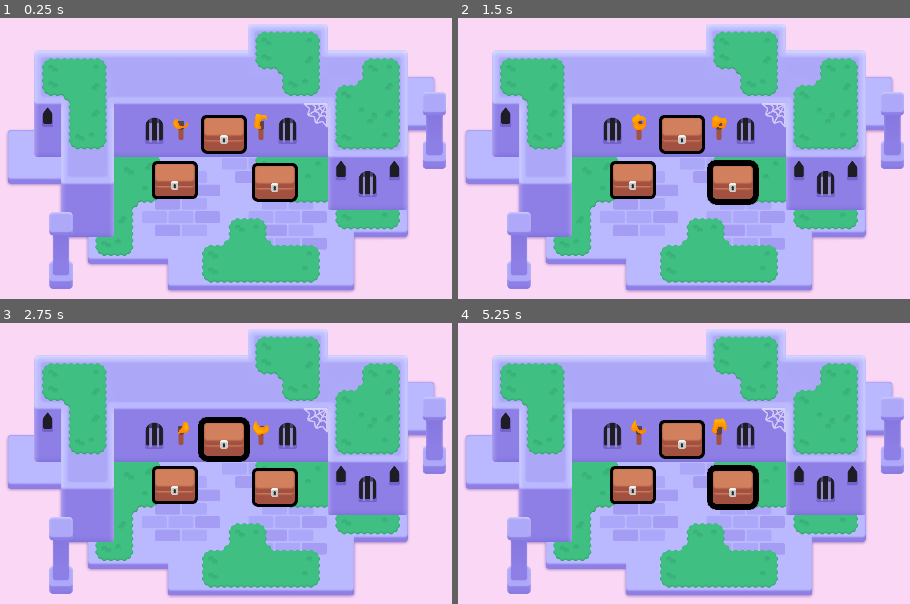
Above: before the commit, frames 1-4 (two rows, left to right).
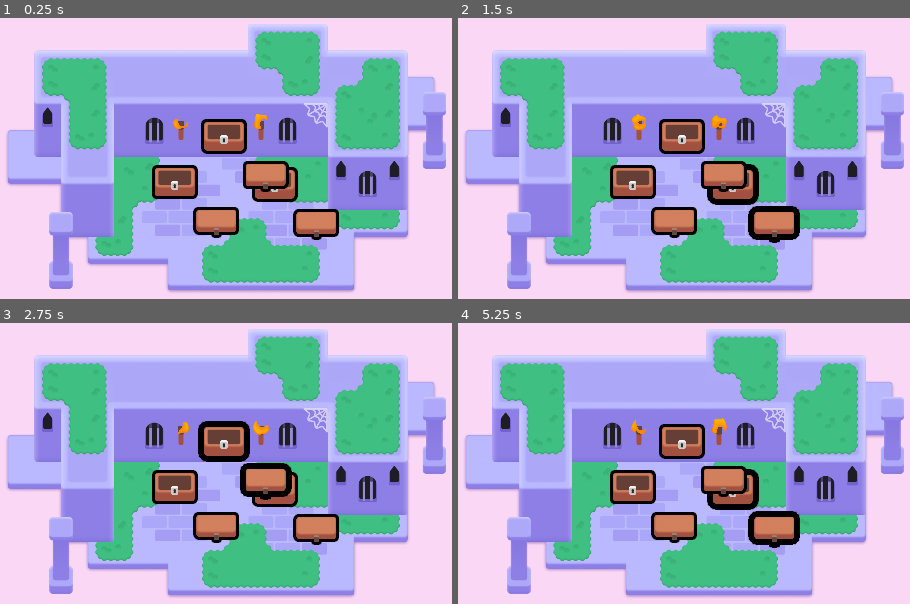
Above: after the commit, the same moments.

Repository: JuliaLui642/2d-GameDev-Courses
Game: Godot game, scene res://lessons/mini_dungeon.tscn
Same seed, same stepped clock (60 frames per second), same inputs: the game is played once before the commit and once after it.
Inputs (mouse positions are in pixels of both pictures, inside the frame that each line leads up to):
- Up to frame 1 (0.25 s): no input
- Up to frame 2 (1.5 s): tap Enter at 0.5 s; move the mouse to (634, 180) at 0.52 s; press the mouse at (634, 180) at 0.53 s; hold D (move_right) 0.53-1.28 s; tap Space at 0.77 s; move the mouse to (733, 183) at 1.27 s; release the mouse at (733, 183) at 1.28 s; hold S (move_down) from 1.28 s (still down); right-click (733, 183) at 1.35 s; click (733, 183) at 1.42 s
- Up to frame 3 (2.75 s): tap Space at 1.52 s; move the mouse to (221, 438) at 2.02 s; release S (move_down) at 2.03 s; hold D (move_right) from 2.03 s (still down); tap Z at 2.1 s; click (221, 438) at 2.17 s
- Up to frame 4 (5.25 s): move the mouse to (638, 570) at 2.77 s; release D (move_right) at 2.78 s; hold W (move_up) 2.78-3.53 s; click (638, 570) at 2.85 s; tap Space at 3.02, 3.77, 4.52, 5 s; move the mouse to (outside the picture) at 3.52 s; hold Right mouse button (right_click) 3.53-4.28 s; hold A (move_left) 3.53-5.03 s; move the mouse to (outside the picture) at 4.27 s; tap Z at 4.35 s; move the mouse to (720, 480) at 5.02 s; press the mouse at (720, 480) at 5.03 s; hold S (move_down) from 5.03 s (still down)

The runs differ from the first frame. In frame 1, 4.0% of the frame differs, in the area x 33-75%, y 34-80%; in frame 2, 4.4%; in frame 3, 4.4%, in the area x 33-75%, y 33-80%; in frame 4, 4.4%.

Commit message:
Update M6 L4

Diff:
--- a/M06.looting_workbook/lessons/chest/chest.tscn
+++ b/M06.looting_workbook/lessons/chest/chest.tscn
@@ -16,6 +16,42 @@
 shader_parameter/line_thickness = 16.0
 shader_parameter/viewport_scale = Vector2(1, 1)
 
+[sub_resource type="Animation" id="Animation_k2bxq"]
+length = 0.001
+tracks/0/type = "value"
+tracks/0/imported = false
+tracks/0/enabled = true
+tracks/0/path = NodePath("CanvasGroup/Top:position")
+tracks/0/interp = 1
+tracks/0/loop_wrap = true
+tracks/0/keys = {
+"times": PackedFloat32Array(0),
+"transitions": PackedFloat32Array(1),
+"update": 0,
+"values": [Vector2(100, 96)]
+}
+
+[sub_resource type="Animation" id="Animation_f4nms"]
+resource_name = "open"
+tracks/0/type = "value"
+tracks/0/imported = false
+tracks/0/enabled = true
+tracks/0/path = NodePath("CanvasGroup/Top:position")
+tracks/0/interp = 1
+tracks/0/loop_wrap = true
+tracks/0/keys = {
+"times": PackedFloat32Array(0, 0.1, 0.2),
+"transitions": PackedFloat32Array(1, 1, 1),
+"update": 0,
+"values": [Vector2(100, 96), Vector2(121, -99), Vector2(153, 78)]
+}
+
+[sub_resource type="AnimationLibrary" id="AnimationLibrary_htssh"]
+_data = {
+"RESET": SubResource("Animation_k2bxq"),
+"open": SubResource("Animation_f4nms")
+}
+
 [node name="Chest" type="Area2D"]
 script = ExtResource("1_rb0m1")
 
@@ -30,9 +66,14 @@
 texture = ExtResource("1_485f1")
 
 [node name="Top" type="Sprite2D" parent="CanvasGroup"]
-position = Vector2(0, -14)
+position = Vector2(100, 96)
 texture = ExtResource("3_c8jrn")
 
 [node name="Lock" type="Sprite2D" parent="CanvasGroup"]
 position = Vector2(0, 8)
 texture = ExtResource("2_ogjoq")
+
+[node name="AnimationPlayer" type="AnimationPlayer" parent="."]
+libraries = {
+"": SubResource("AnimationLibrary_htssh")
+}
Not shown: 1 places in M06.looting_workbook/lessons/chest/chest.tscn that only renumber resources
